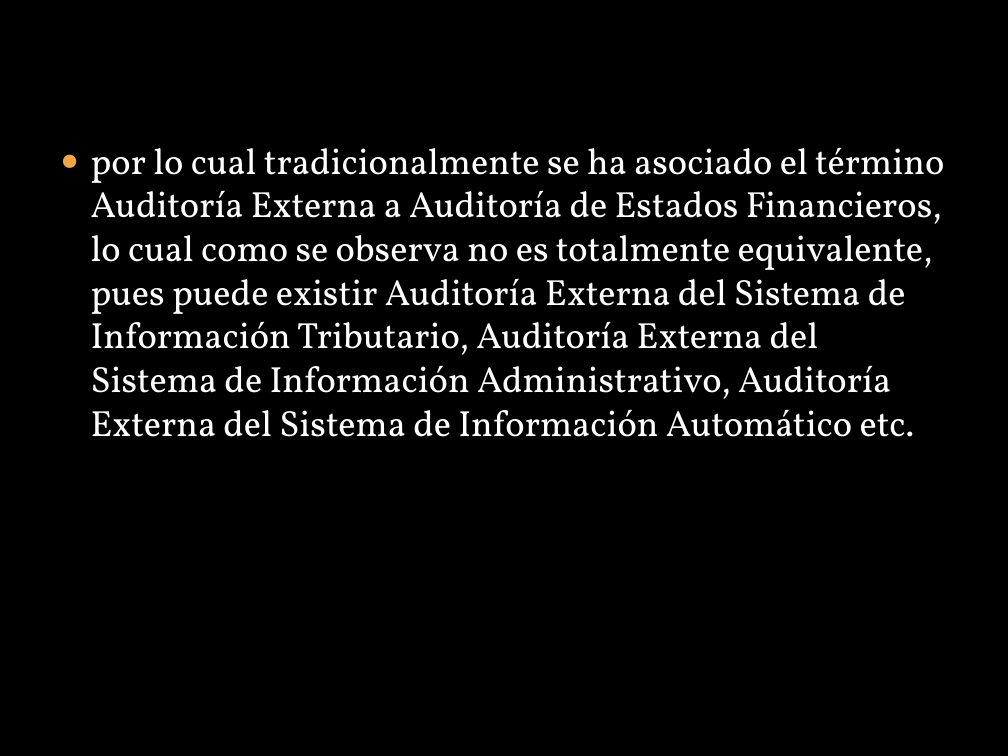
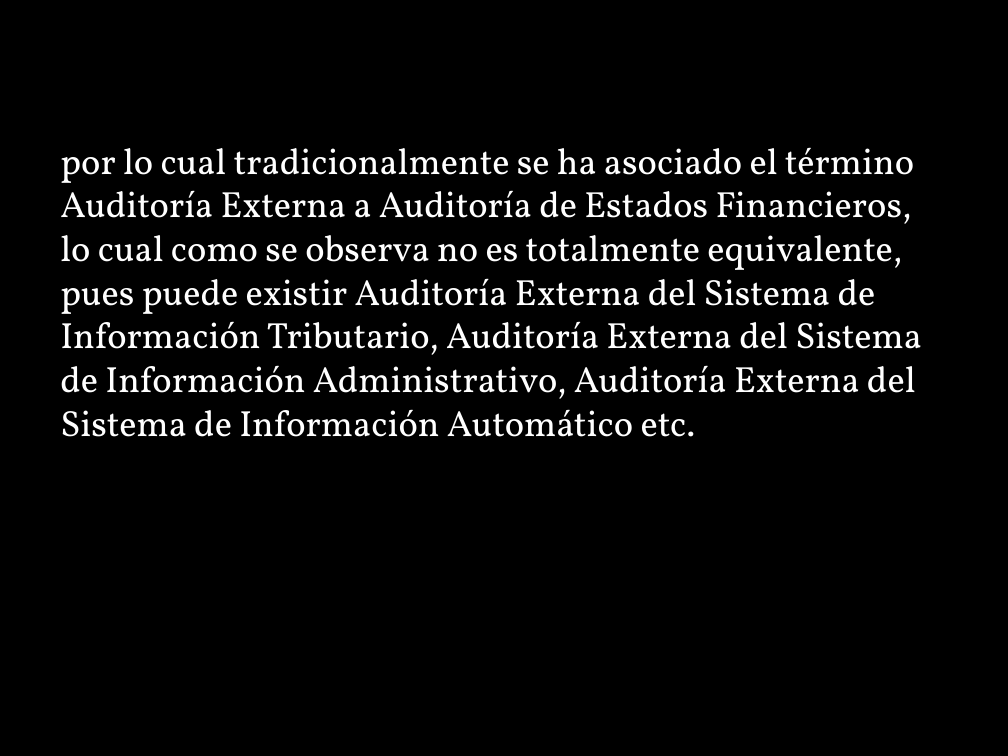
Before and after one commit to lc850/auditoria, a slide deck: slide 8 of HECTOR.pptx (slide 5 before the commit). Drawn at 1008x756 pixels with LibreOffice and Linux fonts; fonts in the diff are those of the drawing; background and template pictures are left out. Boxes give left, top, right and bottom in pixels: in the first picture for what was removed or moved away, otherwise in the second. Text is boxed around its words. In the diff, an @@ line names an element or a change of style, - is before the commit and + after.

```diff
--- a/HECTOR.pptx
+++ b/HECTOR.pptx
@@ text "por lo cual tradicionalmente se ..." at (x1=60, y1=147, x2=922, y2=437): bullet ● to none @@
```
Also in this commit, not shown: 3 other slides changed, 3 slides added.
